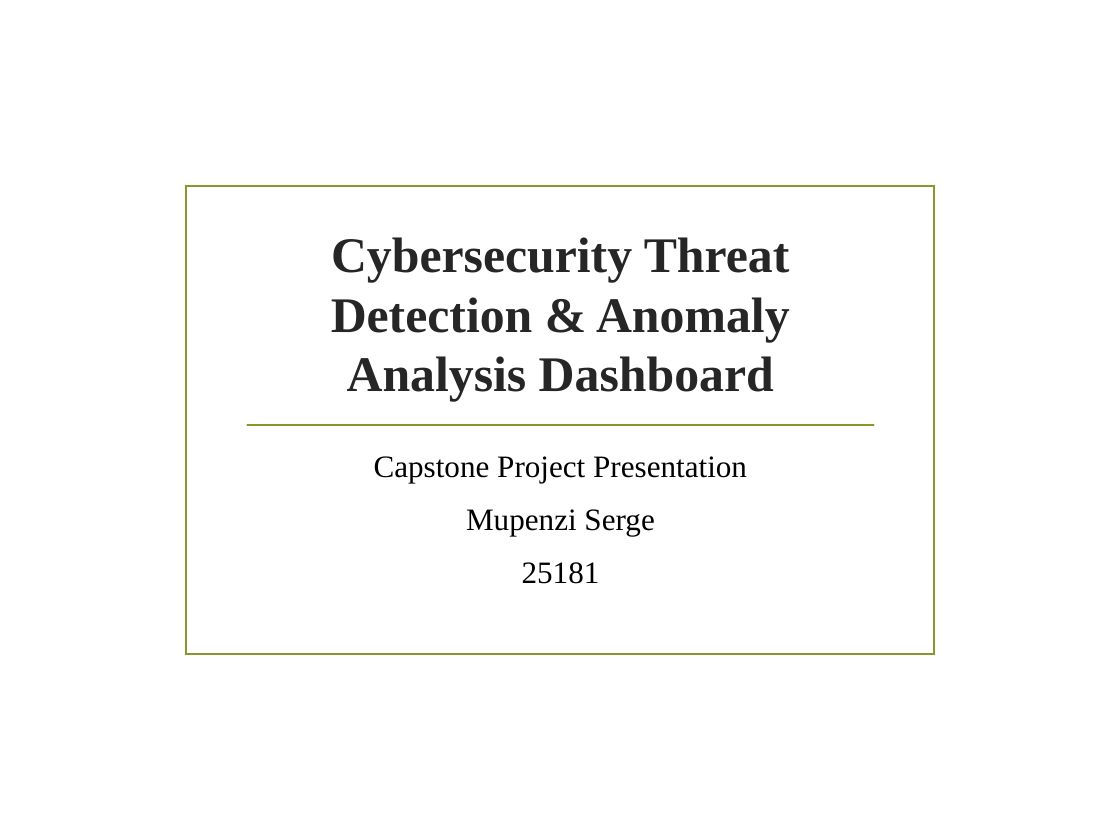
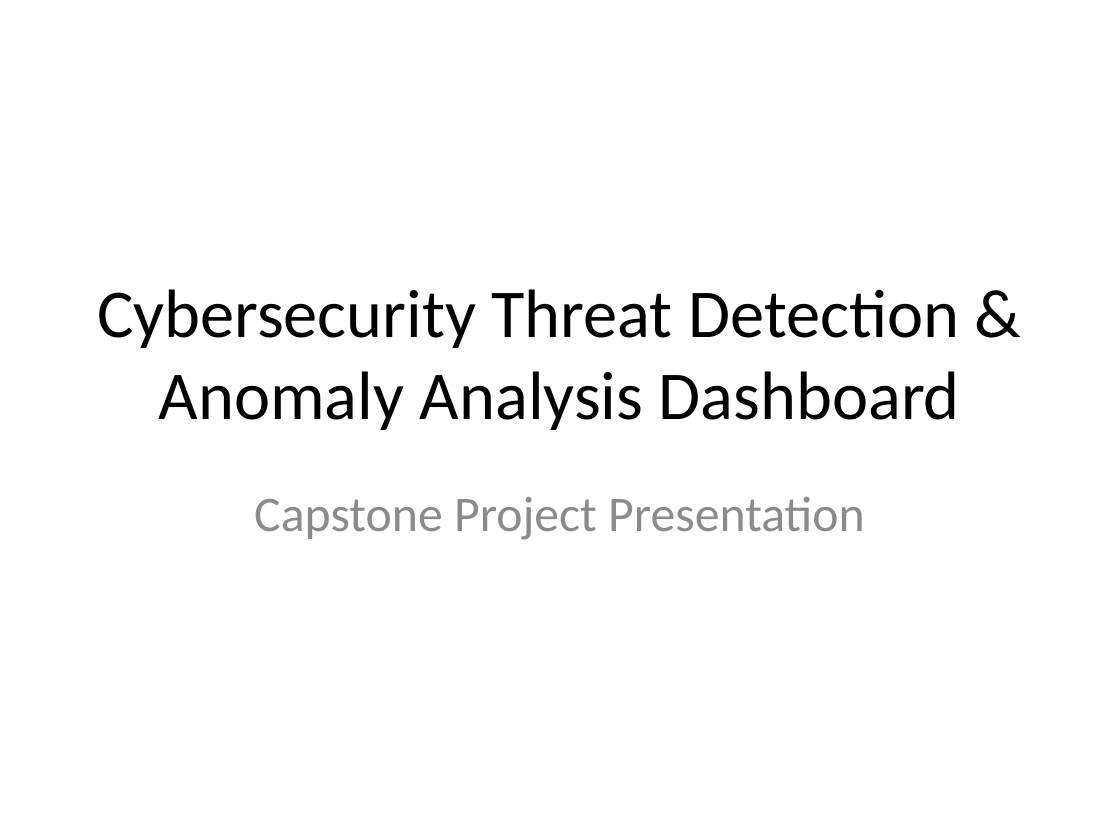
Before and after one commit to Serge731/CyberSecurityBigDataAnalytics, a slide deck: slide 1 of Cybersecurity_Capstone_Presentation.pptx. Drawn at 1120x840 pixels with LibreOffice and Linux fonts; fonts in the diff are those of the drawing; background and template pictures are left out. Boxes give left, top, right and bottom in pixels: in the first picture for what was removed or moved away, otherwise in the second. Text is boxed around its words. In the diff, an @@ line names an element or a change of style, - is before the commit and + after.

```diff
--- a/Cybersecurity_Capstone_Presentation.pptx
+++ b/Cybersecurity_Capstone_Presentation.pptx
@@ rectangle removed at (186,186,935,654) @@
@@ title "Cybersecurity Threat Detection & Anomaly ...": place and size @@
-title "Cybersecurity Threat Detection & Anomaly ..." at (331,237,790,402)
+title "Cybersecurity Threat Detection & Anomaly ..." at (97,289,960,430)
@@ title "Cybersecurity Threat Detection & Anomaly ..." at (97,289,960,430): size 32 to 44 pt, font Times New Roman to Calibri, text colour #262626 to #000000, bold off; vertical alignment bottom to middle @@
@@ line removed from (248, 426) to (874, 426) @@
@@ subtitle "Capstone Project Presentation": place and size @@
-subtitle "Capstone Project Presentation" at (374,456,747,584)
+subtitle "Capstone Project Presentation" at (254,496,865,540)
@@ subtitle "Capstone Project Presentation" at (254,496,865,540): size 20 to 32 pt, font Times New Roman to Calibri, text colour #000000 to #8C8C8C; less space between paragraphs @@
@@ subtitle at (466,509,654,584): paragraphs removed @@
-Mupenzi Serge
-25181
```
Also in this commit, not shown: 11 other slides changed, 1 slide removed.
